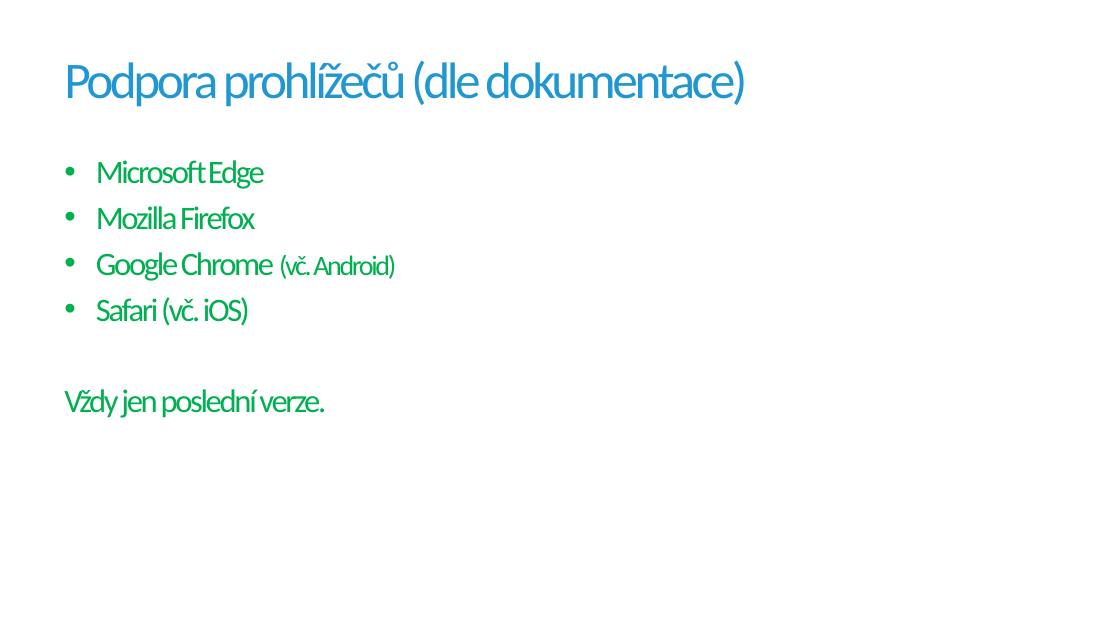
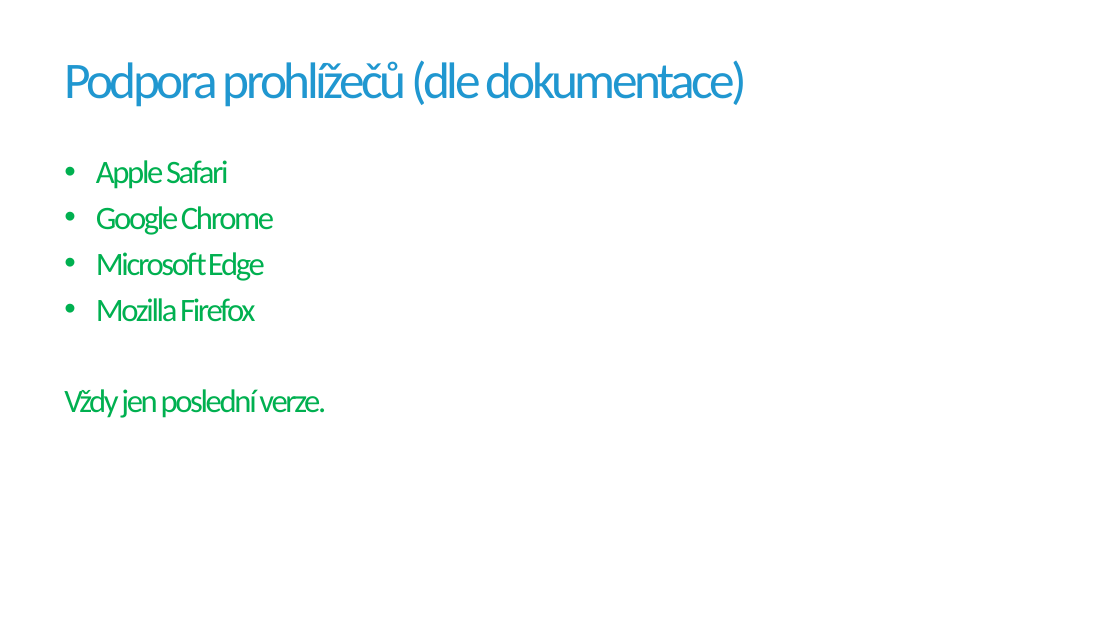
Before and after one commit to jirikanda/BlazorDemos, a slide deck: slide 15 of Presentation/01 - Blazor - Hostingové modely.pptx. Drawn at 1120x630 pixels with LibreOffice and Linux fonts; fonts in the diff are those of the drawing; background and template pictures are left out. Boxes give left, top, right and bottom in pixels: in the first picture for what was removed or moved away, otherwise in the second. Text is boxed around its words. In the diff, an @@ line names an element or a change of style, - is before the commit and + after.

```diff
--- a/Presentation/01 - Blazor - Hostingové modely.pptx
+++ b/Presentation/01 - Blazor - Hostingové modely.pptx
@@ text at <box>96,160,274,235</box>: paragraphs added @@
+• Apple Safari
+• Google Chrome
@@ text at <box>96,252,396,326</box>: paragraphs removed @@
-• Google Chrome (vč. Android)
-• Safari (vč. iOS)
```
Also in this commit, not shown: 1 other slide changed, 3 slides added, 6 other files.
